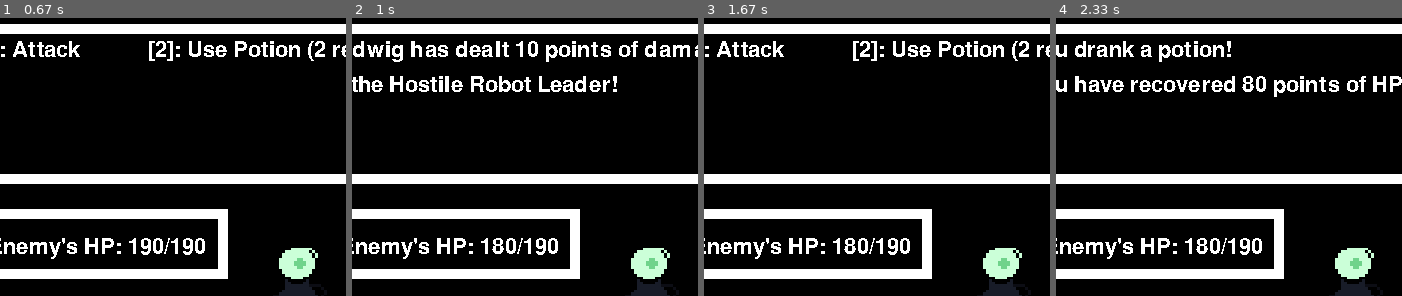
Above: before the commit, frames 1-4 (left to right).
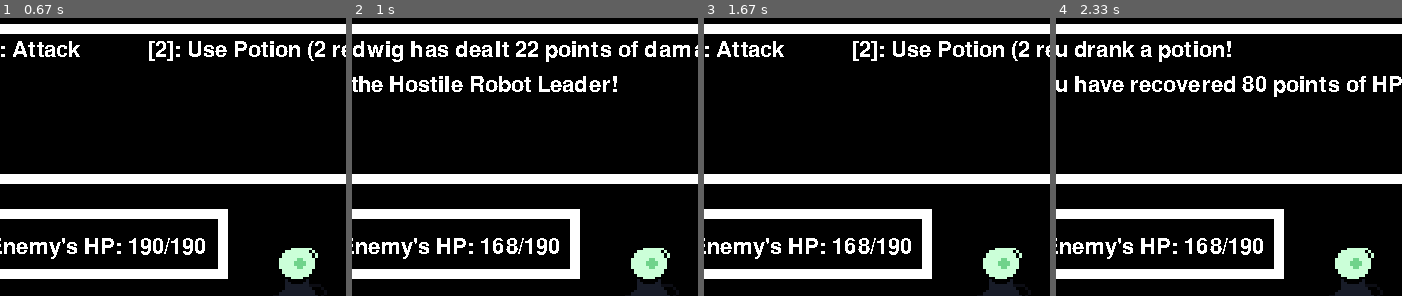
Above: after the commit, the same moments.

Repository: eduardoluis11/final-project-cs50-python
Game: pygame game, started from project.py
Same seed, same stepped clock (60 frames per second), same inputs: the game is played once before the commit and once after it.
Inputs:
- Up to frame 1 (0.67 s): tap Z at 0.33 s
- Up to frame 2 (1 s): hold 1 from 0.67 s (still down); tap Z at 0.73 s
- Up to frame 3 (1.67 s): tap Z at 1.03, 1.23, 1.53 s; release 1 at 1.13 s
- Up to frame 4 (2.33 s): tap 2 at 2 s
The pictures show only the part of the screen within x 7-57%, y 0-50%; the shares and areas given below are measured in that part.

Frame 1 is identical in both runs. In frame 2, 0.4% of the frame differs, in the area x 40-60%, y 8-86%; in frame 3, 0.3%; in frame 4, 0.3%.

Commit message:
Created First Function: Damage
I created a damage dealing function, which will calculate a random number to assign the total number of attack points from the player or the enemy before returning the total number of damage points that the character should deal. I'm only using it for the player for the time being. I need to assign it to the enemy as well.

Diff:
--- a/project.py
+++ b/project.py
@@ -817,8 +817,10 @@
                             # This will prevent the character from attacking right after they drink a potion.
                             has_player_attacked = False
 
-                            # This randomly calculates the damage that the player can do to the enemy (from -10 to 10)
-                            randomly_generated_damage_output = player.attack_points + random.randint(-10, 10)
+                            # This randomly calculates the damage that the player can do to the enemy (from -10 to 10).
+                            # I COULD REFACTOR THIS TO PUT IT ON A FUNCTION OUTSIDE OF main()!
+                            randomly_generated_damage_output = damage_calculation(player.attack_points)
+                            # randomly_generated_damage_output = player.attack_points + random.randint(-10, 10)
 
                             # This shows how much damage you've dealt to the enemy
                             battle_message = (
@@ -1033,6 +1035,29 @@
 #     return 1
 
 
+""" Function 1: Damage calculation function.
+
+This function calculates damage to be dealt to either the player or the enemy.
+
+I will refactor my snippets that calculates damage to extract it into a function. I will insert the attack points from
+the player and from the enemy as a parameter when I call the function. Then, in the function that calculates the
+damage, I will return the calculated damage as an integer. This function should raise a value error if the total damage
+is a float instead of an integer.
+
+Then, I will create a unit test that will test that damage calculating function. If the assert has a float, it should
+return a value error.
+
+I will take the damage dealt from my main function, which should be an integer, and then make the calculation here
+instead of making it in the main() function.
+"""
+
+
+def damage_calculation(damage_points):
+
+    total_damage_dealt = damage_points + random.randint(-10, 10)
+
+    return total_damage_dealt
+
 """ This lets me use the main function if I import this script as a library without any issues (source: my
 "Shirtificate" assignment from Week 8 from my 2025 homework assignment submission for Harvard's CS50 Python's course).
 """
Not shown, changed: credits.txt
